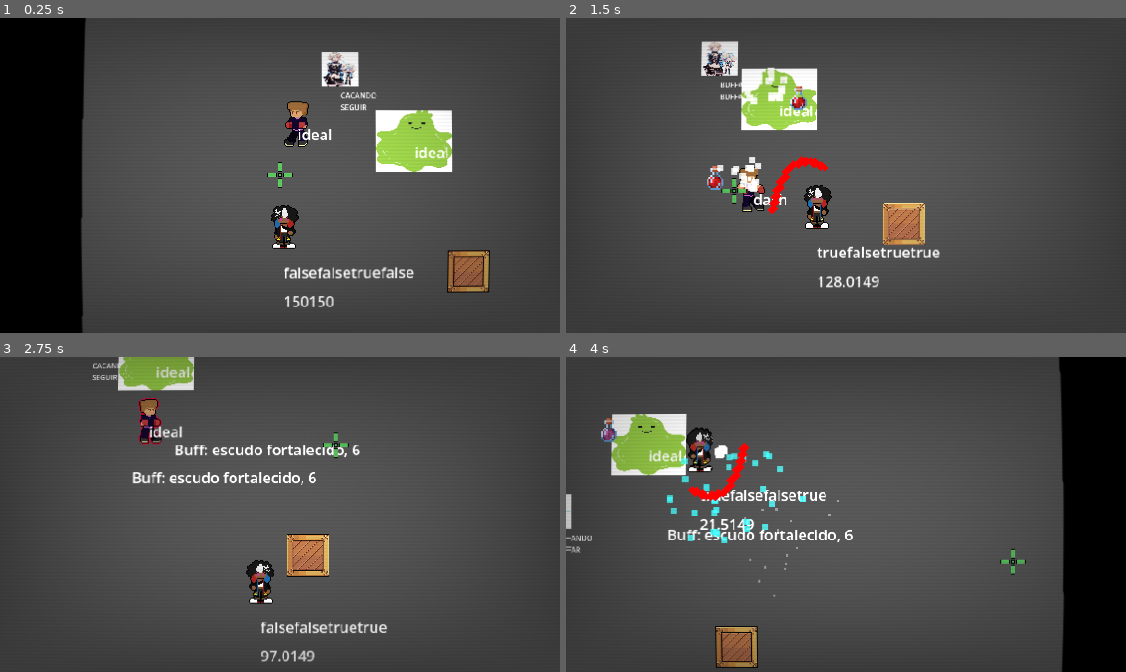
Above: before the commit, frames 1-4 (two rows, left to right).
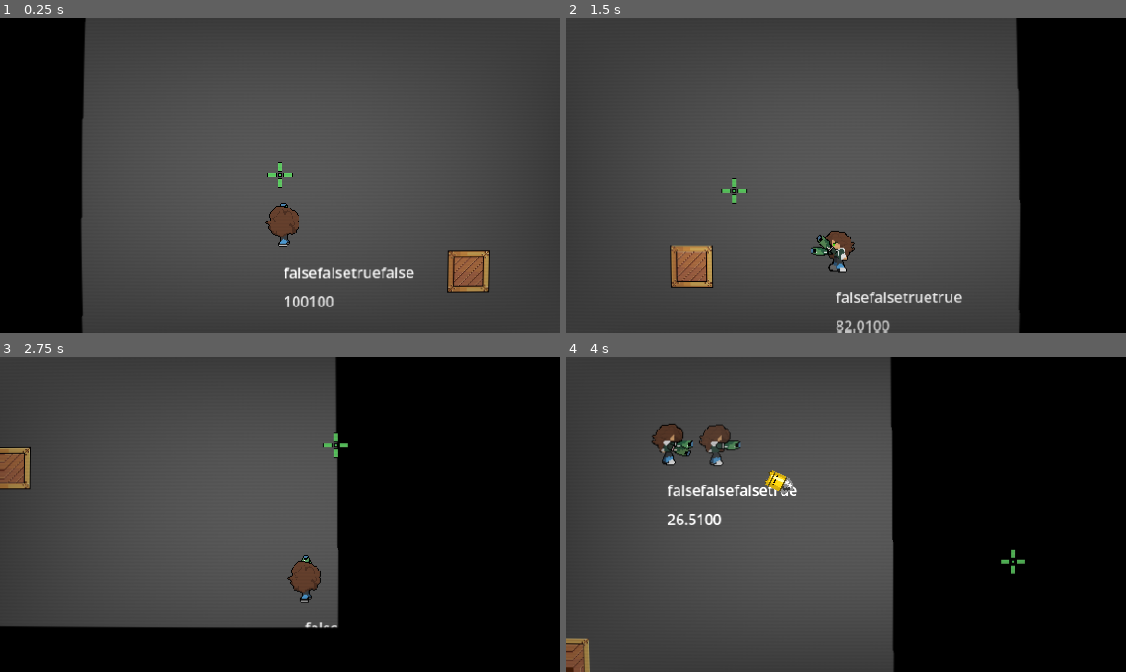
Above: after the commit, the same moments.

Repository: mathkkj/ROGUENAVE
Game: Godot game, scene res://cenas_tscn/cena.tscn
Two runs of this game, one before a commit and one after it. Both use one fixed random seed, a clock stepped at 60 frames per second and the inputs below.
Inputs (mouse positions are in pixels of both pictures, inside the frame that each line leads up to):
- Up to frame 1 (0.25 s): no input
- Up to frame 2 (1.5 s): move the mouse to (969, 159) at 0.52 s; hold D (direita) 0.53-1.28 s; tap E (dash) at 0.6 s; click (969, 159) at 0.67 s; move the mouse to (734, 191) at 1.27 s; hold Down (baixo) from 1.28 s (still down); click (734, 191) at 1.35 s
- Up to frame 3 (2.75 s): tap E (dash) at 1.55, 2.1 s; move the mouse to (336, 445) at 2.02 s; release Down (baixo) at 2.03 s; hold D (direita) from 2.03 s (still down); click (336, 445) at 2.17 s
- Up to frame 4 (4 s): move the mouse to (818, 577) at 2.77 s; release D (direita) at 2.78 s; hold Up (cima) 2.78-3.53 s; tap E (dash) at 2.85, 3.8 s; click (818, 577) at 2.92 s; move the mouse to (1014, 561) at 3.52 s; press the mouse at (1014, 561) at 3.53 s; hold A (esquerda) from 3.53 s (still down)

The runs differ from the first frame. In frame 1, 4.8% of the frame differs, in the area x 47-81%, y 10-92%; in frame 2, 28%; in frame 3, 54%, in the area x 0-100%, y 0-100%; in frame 4, 38%.

Commit message:
animação prog andar e parado, variando pela mira
ta sem os sprites de andar, mas ta funcionando com um placaholder

ele faz o reverse dependendo da onde ta olhando e pra onde ta indo (ex: apertar A (para ir para esquerda) mas mirando para a direita, ele vai fazer um reverse na animação, meio moonwalk das ideias)

meio q funciona pra multimidia tb, mas falta os golpes delas. n programei isso

Diff:
--- a/cenas_tscn/armas/arma1.tscn
+++ b/cenas_tscn/armas/arma1.tscn
@@ -1,22 +1,22 @@
 [gd_scene format=3 uid="uid://bxg2rsostxiil"]
 
 [ext_resource type="Script" uid="uid://bu8w8xswwp1eg" path="res://codigo_gd/personagem_gd/armas/arma_1.gd" id="1_qairy"]
-[ext_resource type="Texture2D" uid="uid://dr1ereo3cxt3u" path="res://placeholder/arma_do_fluzao_ia_pixelada.png" id="1_tnsys"]
+[ext_resource type="Texture2D" uid="uid://c6ksi6fr8odep" path="res://sprites/sprite_prog/Arma programador.png" id="2_qairy"]
 
 [node name="arma1" type="Node2D" unique_id=1469492499]
-position = Vector2(4, 0)
-scale = Vector2(0.5, 0.5)
+position = Vector2(-2, 0)
 script = ExtResource("1_qairy")
 
 [node name="Sprite2D" type="Sprite2D" parent="." unique_id=278146278]
-position = Vector2(12, 12)
-scale = Vector2(0.25, 0.25)
-texture = ExtResource("1_tnsys")
+position = Vector2(2, 0)
+rotation = -1.5707964
+texture = ExtResource("2_qairy")
 
 [node name="sair_bala" type="Marker2D" parent="." unique_id=374399913]
-position = Vector2(62, 0)
+position = Vector2(27, 0)
 
 [node name="Label" type="Label" parent="." unique_id=826091825]
+visible = false
 offset_left = 62.0
 offset_top = 46.0
 offset_right = 102.0
--- a/cenas_tscn/cena.tscn
+++ b/cenas_tscn/cena.tscn
@@ -8,10 +8,7 @@
 [ext_resource type="Shader" uid="uid://cui2f0q60yi16" path="res://shader_gdshader/buff.gdshader" id="7_osep8"]
 [ext_resource type="Texture2D" uid="uid://cmdiemw8l5v8o" path="res://placeholder/caixa_madeira.png" id="8_q3n0b"]
 [ext_resource type="Script" uid="uid://ckbcyurf5jexp" path="res://codigo_gd/objeto_fisico_interagivel.gd" id="8_uk6bg"]
-[ext_resource type="PackedScene" uid="uid://o2qi5yx4o5ai" path="res://cenas_tscn/inimigos_tscn/inimigo_meele.tscn" id="12_j0gmb"]
 [ext_resource type="Shader" uid="uid://b7314vsk4stnc" path="res://shader_gdshader/crt.gdshader" id="12_osep8"]
-[ext_resource type="PackedScene" uid="uid://dpur187b3slj1" path="res://cenas_tscn/inimigos_tscn/inimigo_meele_pesado.tscn" id="12_pdimi"]
-[ext_resource type="PackedScene" uid="uid://bhd7sfxvoyf7b" path="res://cenas_tscn/inimigos_tscn/buff_tscn/inimigo_buffer.tscn" id="13_t3wwm"]
 
 [sub_resource type="ShaderMaterial" id="ShaderMaterial_osep8"]
 shader = ExtResource("12_osep8")
@@ -66,7 +63,6 @@
 material = SubResource("ShaderMaterial_pdimi")
 position = Vector2(8, 144)
 camera = NodePath("../Camera2D")
-classe_personagem = 1
 duracao_golpe = 0.25
 forca_golpe = 500.0
 
@@ -145,11 +141,3 @@
 position = Vector2(0, 1.5)
 scale = Vector2(0.098234236, 0.098234236)
 shape = SubResource("RectangleShape2D_uk6bg")
-
-[node name="Inimigo_buffer" parent="." unique_id=1800385750 instance=ExtResource("13_t3wwm")]
-position = Vector2(74, -14)
-
-[node name="Inimigo_meele" parent="." unique_id=967689483 instance=ExtResource("12_j0gmb")]
-
-[node name="Inimigo_meele_pesado" parent="." unique_id=1226260101 instance=ExtResource("12_pdimi")]
-position = Vector2(153, 40)
--- a/cenas_tscn/personagem.tscn
+++ b/cenas_tscn/personagem.tscn
@@ -1,7 +1,16 @@
 [gd_scene format=3 uid="uid://by4q75nrxtdxj"]
 
 [ext_resource type="Script" uid="uid://cctxoitx16ea2" path="res://codigo_gd/personagem_gd/personagem.gd" id="1_d8uwv"]
-[ext_resource type="SpriteFrames" uid="uid://b8h36nxt0ngtx" path="res://tres/spriteframes/mult_sprite_frames.tres" id="2_j7w2x"]
+[ext_resource type="Shader" uid="uid://cui2f0q60yi16" path="res://shader_gdshader/buff.gdshader" id="2_d8uwv"]
+[ext_resource type="SpriteFrames" uid="uid://c1dghxl1a7uwr" path="res://tres/spriteframes/prog_sprite_frames.tres" id="3_j7w2x"]
+
+[sub_resource type="ShaderMaterial" id="ShaderMaterial_qoi5i"]
+shader = ExtResource("2_d8uwv")
+shader_parameter/color = Color(1, 1, 1, 0)
+shader_parameter/width = 1.0
+shader_parameter/pattern = 0
+shader_parameter/inside = false
+shader_parameter/add_margins = true
 
 [sub_resource type="CapsuleShape2D" id="CapsuleShape2D_d8uwv"]
 radius = 5.3333335
@@ -23,10 +32,11 @@
 dano_arma_prog = 3
 
 [node name="AnimatedSprite2D" type="AnimatedSprite2D" parent="." unique_id=1403625248 groups=["jogador"]]
+material = SubResource("ShaderMaterial_qoi5i")
 position = Vector2(0.19999993, -0.99999714)
-sprite_frames = ExtResource("2_j7w2x")
-animation = &"idle"
-autoplay = "idle"
+sprite_frames = ExtResource("3_j7w2x")
+animation = &"idle_baixo"
+autoplay = "idle_baixo"
 
 [node name="CollisionShape2D" type="CollisionShape2D" parent="." unique_id=2020198931 groups=["jogador"]]
 scale = Vector2(3, 3)
@@ -43,6 +53,7 @@
 shape = SubResource("CapsuleShape2D_u8x3t")
 
 [node name="pivo_arma" type="Marker2D" parent="." unique_id=524877746]
+position = Vector2(1, 0)
 scale = Vector2(1.0000001, 1.0000001)
 
 [node name="pivo_machado" type="Marker2D" parent="." unique_id=306450883]
@@ -60,9 +71,6 @@
 offset_bottom = 92.0
 metadata/_edit_use_anchors_ = true
 
-[node name="offset_pixel_dash" type="Marker2D" parent="." unique_id=820992287]
-position = Vector2(0, 35)
-
 [node name="ghost timer" type="Timer" parent="." unique_id=2026631748]
 wait_time = 0.1
 
--- a/codigo_gd/inimigo.gd
+++ b/codigo_gd/inimigo.gd
@@ -245,7 +245,6 @@
 
 			var forca_empurrao = max(knockback_force.length() * 1, 80.0)
 			outro.aplicar_knockback(direcao_empurrao, forca_empurrao)
-
 
 func aplicar_knockback(direcao: Vector2, forca: float) -> void:
 	estado_atual = ESTADOS.HIT
--- a/codigo_gd/personagem_gd/armas/arma_1.gd
+++ b/codigo_gd/personagem_gd/armas/arma_1.gd
@@ -21,7 +21,7 @@
 var pode_atirar = true
 
 
-@export var recoil_offset: Vector2 = Vector2(-8, 0)
+@export var recoil_offset: Vector2 = Vector2(-2, 0)
 @export var recoil_ida: float = 0.04
 @export var recoil_volta: float = 0.08
 
--- a/codigo_gd/personagem_gd/personagem.gd
+++ b/codigo_gd/personagem_gd/personagem.gd
@@ -75,7 +75,6 @@
 	preload("res://tres/spriteframes/full_sprite_frames.tres")
 	]
 
-@onready var offset_pd = get_node("offset_pixel_dash")
 @onready var particula_dash = preload("res://cenas_tscn/particula_dash.tscn")
 
 @onready var ghost_node = preload("res://cenas_tscn/personagem/ghost_sprite.tscn")
@@ -83,6 +82,61 @@
 
 
 
+func atualizar_animacao():
+	direcao_mira = ultima_direcao_mira
+
+	# prioridade para a arma
+	if arma is ArmasRanged:
+		direcao_mira = (get_global_mouse_position() - arma.global_position).normalized()
+
+
+	var angulo = rad_to_deg(direcao_mira.angle())
+
+	if angulo < 0:
+		angulo += 360
+
+	var direcao_animacao = ""
+	match int(round(angulo / 90.0)) % 4:
+		0:
+			direcao_animacao = "direita"
+
+		1:
+			direcao_animacao = "baixo"
+
+		2:
+			direcao_animacao = "esquerda"
+
+		3:
+			direcao_animacao = "cima"
+
+
+	var animacao = ("walk_" if esta_andando else "idle_") + direcao_animacao
+
+	if sprite.animation != animacao:
+		var reverso = false
+
+		if animacao == "walk_direita" and direcao_mira.x < 0:
+			reverso = true
+
+		elif animacao == "walk_esquerda" and direcao_mira.x > 0:
+			reverso = true
+
+		elif animacao == "walk_cima" and direcao_mira.y > 0:
+			reverso = true
+
+		elif animacao == "walk_baixo" and direcao_mira.y < 0:
+			reverso = true
+
+
+		if reverso:
+			sprite.play_backwards(animacao)
+		else:
+			sprite.play(animacao)
+		#print(animacao)
+	# arma atrás quando olha para cima
+	if arma is ArmasRanged:
+		var sprite_arma = arma.get_node("Sprite2D")
+		sprite_arma.z_index = -1 if direcao_animacao == "cima" else 1
 
 func perder_vida(dano, DIR, forca) -> float:
 	if invencivel:
@@ -202,6 +256,7 @@
 	if vida <= 0:
 		queue_free()
 
+	atualizar_animacao()
 	label2.text = str(stamina, vida)
 
 	_stamina(delta)
@@ -246,11 +301,11 @@
 
 	var angulo_em_graus_mira = rad_to_deg(ultima_direcao_mira.angle())
 
-	##FLIP SPRITE
-	sprite.flip_h = false
-	if abs(int(angulo_em_graus_mira) % 360) >= 90 and abs(int(angulo_em_graus_mira) % 360) <= 270:
-		#print("cu")
-		sprite.flip_h = true
+	###FLIP SPRITE
+	#sprite.flip_h = false
+	#if abs(int(angulo_em_graus_mira) % 360) >= 90 and abs(int(angulo_em_graus_mira) % 360) <= 270:
+		##print("cu")
+		#sprite.flip_h = true
 
 
 	esta_andando = direcao != Vector2.ZERO
@@ -445,16 +500,15 @@
 		arma.rotation = deg_to_rad(rotacao)
 		#arma.rotation_degrees = rotacao
 		arma.scale.y = escala_original_arma.y
-		#arma.show_behind_parent = lado.y < 0
 
 	else:
 		var angulo = direcao_mira.angle()
-		var distancia = 20
+		var distancia = 0
 
 		arma.global_position = pivo_arma.global_position + Vector2(cos(angulo), sin(angulo)) * distancia
 		arma.rotation = lerp_angle(arma.rotation, angulo, 18.0 * get_process_delta_time())
 		arma.scale.y = escala_original_arma.y if direcao_mira.x > 0 else -escala_original_arma.y
-		#arma.show_behind_parent = direcao_mira.y < 0
+
 
 func _on_golpe_executado(golpe: int) -> void:
 	em_golpe = true
--- a/tres/spriteframes/full_sprite_frames.tres
+++ b/tres/spriteframes/full_sprite_frames.tres
@@ -1,6 +1,6 @@
 [gd_resource type="SpriteFrames" format=3 uid="uid://d4brryl2lbkda"]
 
-[ext_resource type="Texture2D" uid="uid://8v8eyf7b8q2u" path="res://sprites/Onxy Parado.png" id="1_dgeeo"]
+[ext_resource type="Texture2D" uid="uid://cphm7h17fh4rm" path="res://sprites/sprite_prog/Onxy Sull02.png" id="1_dgeeo"]
 
 [resource]
 animations = [{
--- a/tres/spriteframes/mult_sprite_frames.tres
+++ b/tres/spriteframes/mult_sprite_frames.tres
@@ -4,12 +4,9 @@
 
 [resource]
 animations = [{
-"frames": [{
-"duration": 1.0,
-"texture": ExtResource("1_0ps83")
-}],
+"frames": [],
 "loop": true,
-"name": &"andando",
+"name": &"idle_baixo",
 "speed": 5.0
 }, {
 "frames": [{
@@ -17,6 +14,36 @@
 "texture": ExtResource("1_0ps83")
 }],
 "loop": true,
-"name": &"idle",
+"name": &"idle_cima",
+"speed": 5.0
+}, {
+"frames": [],
+"loop": true,
+"name": &"idle_direita",
+"speed": 5.0
+}, {
+"frames": [],
+"loop": true,
+"name": &"idle_esquerda",
+"speed": 5.0
+}, {
+"frames": [],
+"loop": true,
+"name": &"walk_baixo",
+"speed": 5.0
+}, {
+"frames": [],
+"loop": true,
+"name": &"walk_cima",
+"speed": 5.0
+}, {
+"frames": [],
+"loop": true,
+"name": &"walk_direita",
+"speed": 5.0
+}, {
+"frames": [],
+"loop": true,
+"name": &"walk_esquerda",
 "speed": 5.0
 }]
--- a/tres/spriteframes/prog_sprite_frames.tres
+++ b/tres/spriteframes/prog_sprite_frames.tres
@@ -1,23 +1,77 @@
 [gd_resource type="SpriteFrames" format=3 uid="uid://c1dghxl1a7uwr"]
 
-[ext_resource type="Texture2D" uid="uid://8v8eyf7b8q2u" path="res://sprites/Onxy Parado.png" id="1_l72lt"]
-[ext_resource type="Texture2D" uid="uid://b2vow2ehdmum7" path="res://sprites/PROGRAMDOR andando yayyy (1).png" id="1_ybru5"]
+[ext_resource type="Texture2D" uid="uid://cphm7h17fh4rm" path="res://sprites/sprite_prog/Onxy Sull02.png" id="1_wc2kq"]
+[ext_resource type="Texture2D" uid="uid://71tnpkjpft0u" path="res://sprites/sprite_prog/Onxy Norte022.png" id="2_jmdmf"]
+[ext_resource type="Texture2D" uid="uid://bmfs6c2t4585x" path="res://sprites/sprite_prog/Onxy Leste022.png" id="3_jldtx"]
+[ext_resource type="Texture2D" uid="uid://bijakm7oqfuyf" path="res://sprites/sprite_prog/Onxy Oeste.png" id="4_opybj"]
+[ext_resource type="Texture2D" uid="uid://c4bri876wlak4" path="res://sprites/sprite_prog/com_arma/Onxy Sul com arma.png" id="5_kwfb0"]
+[ext_resource type="Texture2D" uid="uid://73ho1olcr2nf" path="res://sprites/sprite_prog/com_arma/Onxy Norte com arma02.png" id="6_rmpnl"]
+[ext_resource type="Texture2D" uid="uid://byc1fs53ralpy" path="res://sprites/sprite_prog/com_arma/Onxy Leste com arma.png" id="7_8a4da"]
+[ext_resource type="Texture2D" uid="uid://bbqm4cw6hoy5v" path="res://sprites/sprite_prog/com_arma/Onxy Oeste com arma.png" id="8_c16n6"]
 
 [resource]
 animations = [{
 "frames": [{
 "duration": 1.0,
-"texture": ExtResource("1_ybru5")
+"texture": ExtResource("1_wc2kq")
 }],
 "loop": true,
-"name": &"andando",
+"name": &"idle_baixo",
 "speed": 5.0
 }, {
 "frames": [{
 "duration": 1.0,
-"texture": ExtResource("1_l72lt")
+"texture": ExtResource("2_jmdmf")
 }],
 "loop": true,
-"name": &"idle",
+"name": &"idle_cima",
+"speed": 5.0
+}, {
+"frames": [{
+"duration": 1.0,
+"texture": ExtResource("3_jldtx")
+}],
+"loop": true,
+"name": &"idle_direita",
+"speed": 5.0
+}, {
+"frames": [{
+"duration": 1.0,
+"texture": ExtResource("4_opybj")
+}],
+"loop": true,
+"name": &"idle_esquerda",
+"speed": 5.0
+}, {
+"frames": [{
+"duration": 1.0,
+"texture": ExtResource("5_kwfb0")
+}],
+"loop": true,
+"name": &"walk_baixo",
+"speed": 5.0
+}, {
+"frames": [{
+"duration": 1.0,
+"texture": ExtResource("6_rmpnl")
+}],
+"loop": true,
+"name": &"walk_cima",
+"speed": 5.0
+}, {
+"frames": [{
+"duration": 1.0,
+"texture": ExtResource("7_8a4da")
+}],
+"loop": true,
+"name": &"walk_direita",
+"speed": 5.0
+}, {
+"frames": [{
+"duration": 1.0,
+"texture": ExtResource("8_c16n6")
+}],
+"loop": true,
+"name": &"walk_esquerda",
 "speed": 5.0
 }]
Binary file removed: sprites/Onxy Parado.png
Binary file removed: sprites/PROGRAMDOR andando yayyy (1).png
Binary file added: sprites/sprite_prog/Arma programador.png
Not shown, added: sprites/sprite_prog/Arma programador.png.import
Binary file added: sprites/sprite_prog/Onxy Leste022.png
Not shown, added: sprites/sprite_prog/Onxy Leste022.png.import
Binary file added: sprites/sprite_prog/Onxy Norte022.png
Not shown, added: sprites/sprite_prog/Onxy Norte022.png.import
Binary file added: sprites/sprite_prog/Onxy Oeste.png
Not shown, added: sprites/sprite_prog/Onxy Oeste.png.import
Binary file added: sprites/sprite_prog/Onxy Sull02.png
Not shown, added: sprites/sprite_prog/Onxy Sull02.png.import
(and 8 more such lines)
